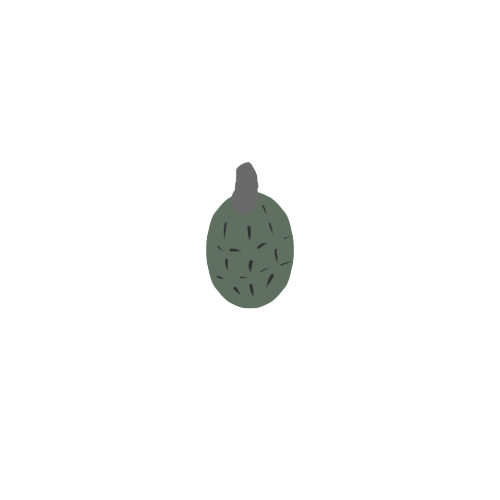
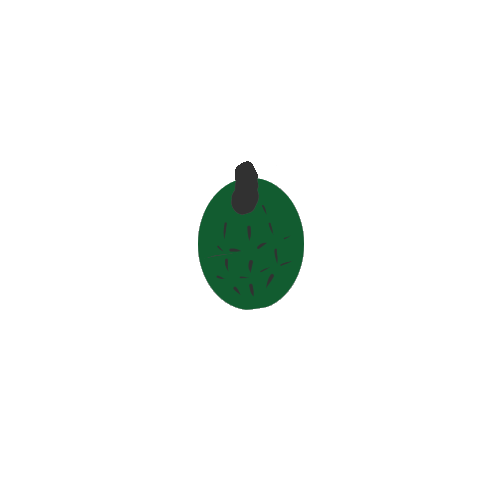
Revision of a layered 500px x 500px image; what changed, layer by layer:
painted on "Layer 2" over [198, 161, 304, 310]
painted on "Layer 1" over [198, 161, 304, 310]
